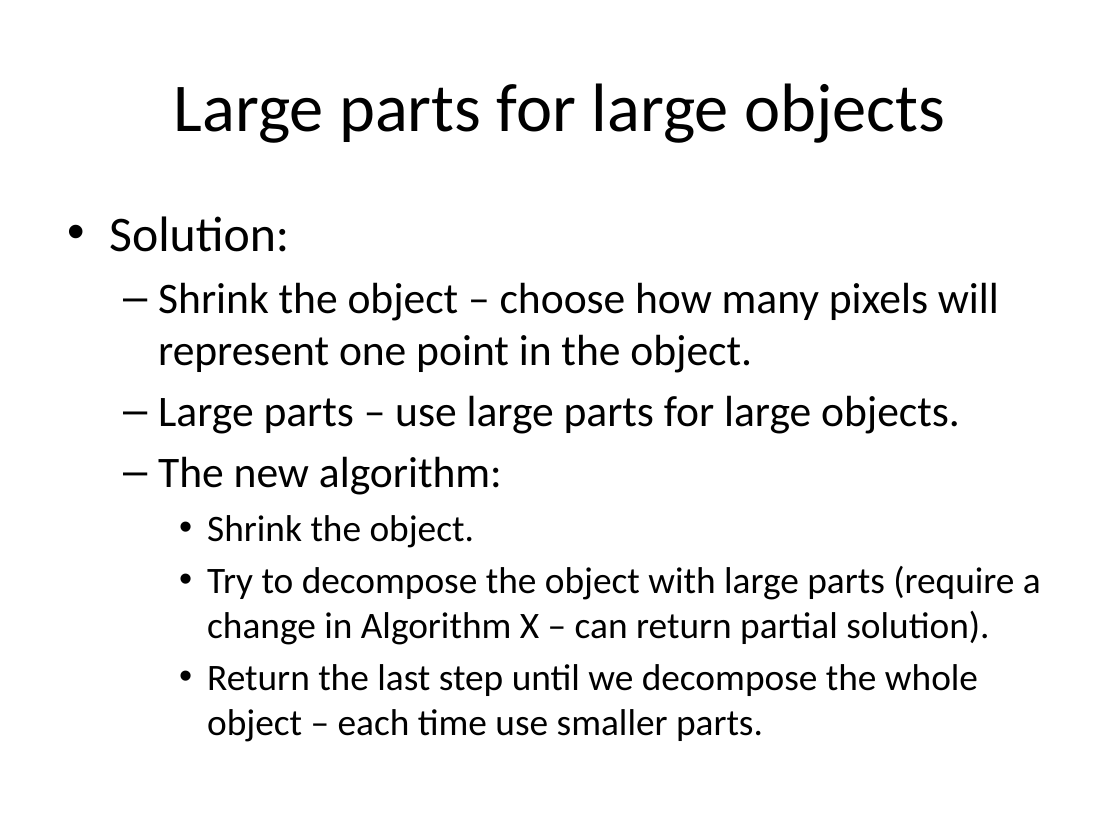
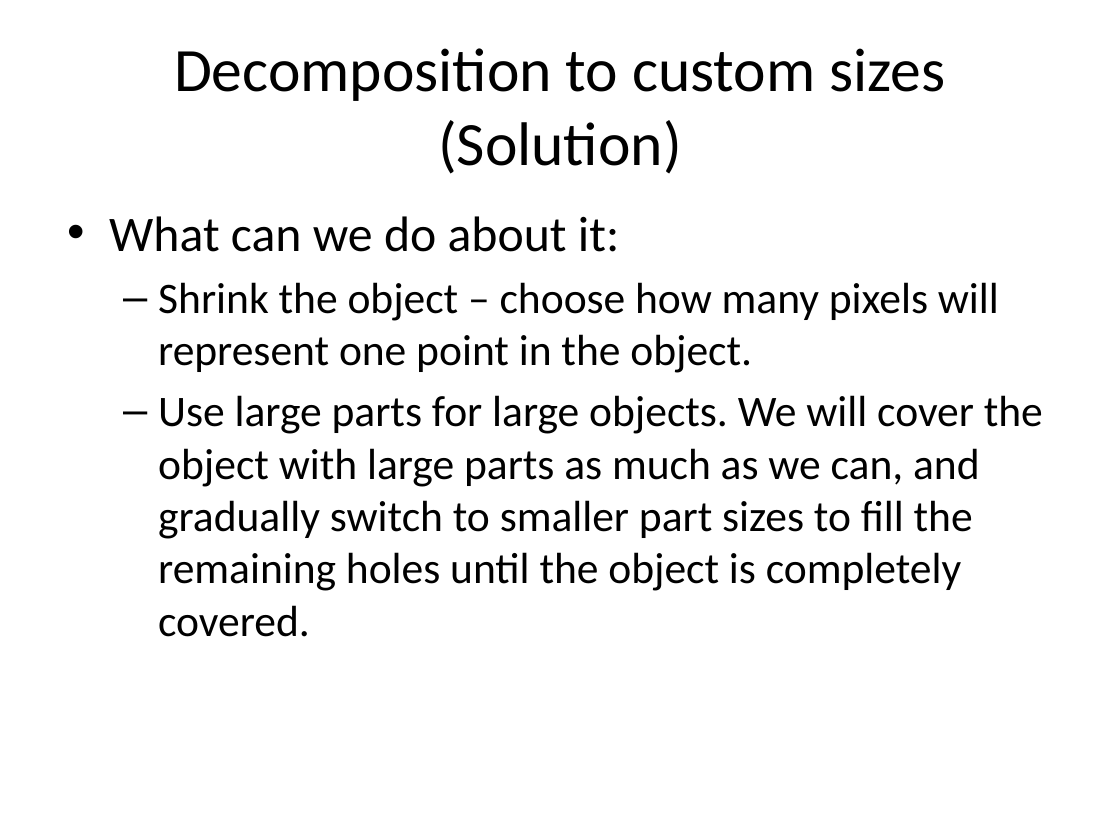
Before and after one commit to orperel/DecomposeForPacking, a slide deck: slide 17 of DecomposeForPacking/docs/Decompose for Packing - Summary and Extensions.pptx (slide 4 before the commit). Drawn at 1120x840 pixels with LibreOffice and Linux fonts; fonts in the diff are those of the drawing. Boxes give left, top, right and bottom in pixels: in the first picture for what was removed or moved away, otherwise in the second. Text is boxed around its words. In the diff, an @@ line names an element or a change of style, - is before the commit and + after.

```diff
--- a/DecomposeForPacking/docs/Decompose for Packing - Summary and Extensions.pptx
+++ b/DecomposeForPacking/docs/Decompose for Packing - Summary and Extensions.pptx
@@ title at (174,48,946,174): text changed; size 44 to 39.6 pt @@
-Large parts for large objects
+Decomposition to custom sizes
+(Solution)
@@ text at (109,216,619,252): text changed @@
-• Solution:
+• What can we do about it:
@@ text at (158,395,1043,637): text changed; size 24 to 28 pt @@
-  – Large parts – use large parts for large objects.
-  – The new algorithm:
-    • Shrink the object.
-    • Try to decompose the object with large parts (require a change in Algorithm X – can return partial solution).
-    • Return the last step until we decompose the whole object – each time use smaller parts.
+  – Use large parts for large objects. We will cover the object with large parts as much as we can, and gradually switch to smaller part sizes to fill the remaining holes until the object is completely covered.
```
Also in this commit, not shown: 15 other slides changed, 13 slides added, 2 slides removed, 15 other files.
